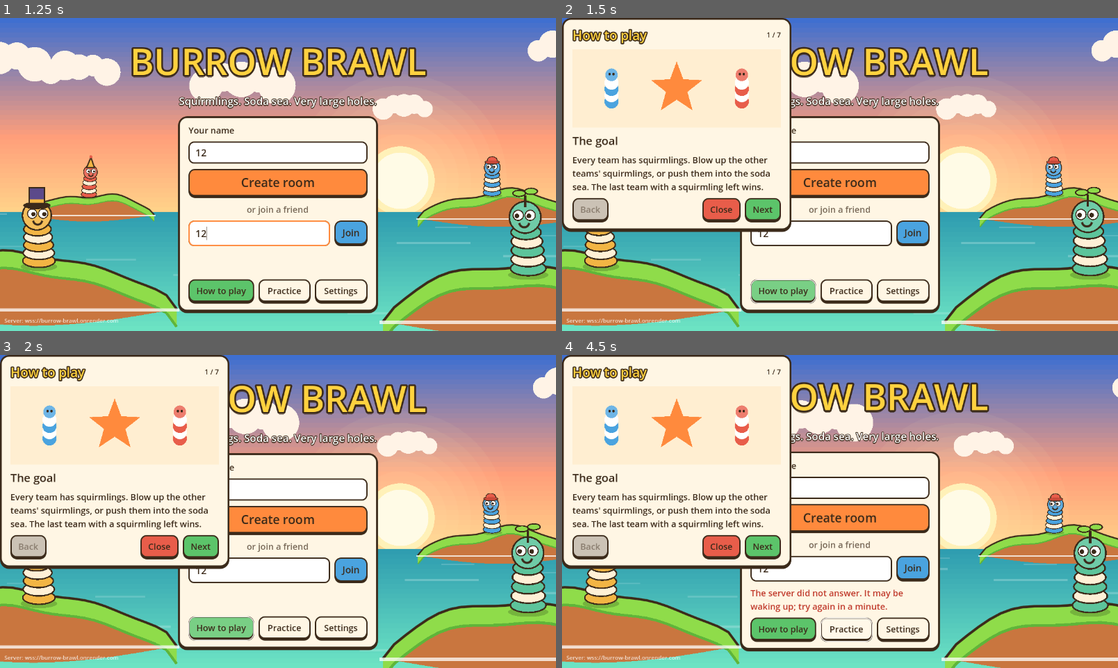
Above: before the commit, frames 1-4 (two rows, left to right).
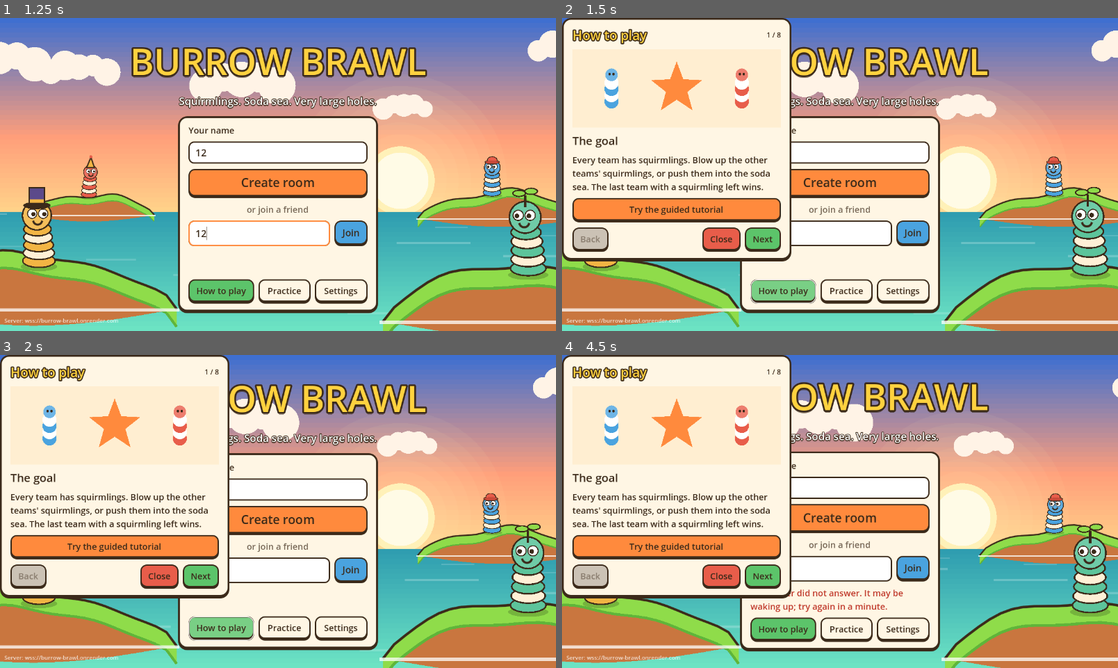
Above: after the commit, the same moments.

Repository: lucascollins-11/burrow-brawl
Game: Godot game, scene res://ui/title.tscn
The game is run twice, just before and just after one commit, with the same random seed, the same clock (stepped at 60 frames per second) and the same inputs.
Inputs (mouse positions are in pixels of both pictures, inside the frame that each line leads up to):
- Up to frame 1 (1.25 s): click (278, 152) at 0.52 s; type "12" at 0.6 s; click (261, 233) at 0.75 s; type "12" at 0.83 s
- Up to frame 2 (1.5 s): click "How to play" at 1.25 s
- Up to frame 3 (2 s): no input
- Up to frame 4 (4.5 s): click "Practice" at 2 s; click "How to play" at 2.75 s; click "Practice" at 3.5 s; click "Practice" (after the commit: "Try the guided tutorial") at 4.25 s

Frame 1 is identical in both runs. In frame 2, 6.7% of the frame differs, in the area x 0-42%, y 4-78%; in frame 3, 6.7%; in frame 4, 6.8%, in the area x 0-56%, y 0-92%.

Commit message:
How to play: crates, the weapon menu, and a link to the tutorial (#90)
* How to play: crates, the Q weapon menu, and a link to the guided tutorial

The weapons page now covers the quick keys and the Weapons menu on Q. A new Crates page
explains crates, so the pages are eight. A Try the guided tutorial button starts the
practice match from the pages. The playtest guide gets checks for the tutorial, the crates,
the splash and the weapon menu.

Co-Authored-By: Claude Haiku 5.5 <noreply@anthropic.com>
Claude-Session: https://claude.ai/code/session_01E1XdaUfyMoRm9gYfJkY8St

* How to play: name the Acorn Mortar on the weapons page

The headless test expects both starting weapons to be named in the
tutorial text. The weapons page named only the Fizz Grenade.

Co-Authored-By: Claude Haiku 5.5 <noreply@anthropic.com>
Claude-Session: https://claude.ai/code/session_01E1XdaVNJkvm8tnKgy1M5Bc

---------

Co-authored-by: Claude <noreply@anthropic.com>

Diff:
--- a/godot/tests/test_how_to_play.gd
+++ b/godot/tests/test_how_to_play.gd
@@ -1,8 +1,8 @@
 extends TestCase
 
 
-func test_there_are_seven_pages_with_a_title_and_a_short_text() -> void:
-	check_eq(HowToPlay.page_count(), 7, "seven pages")
+func test_there_are_eight_pages_with_a_title_and_a_short_text() -> void:
+	check_eq(HowToPlay.page_count(), 8, "eight pages")
 	var titles := {}
 	for i in range(HowToPlay.page_count()):
 		var p := HowToPlay.page(i)
@@ -15,7 +15,7 @@
 
 
 func test_every_page_names_a_known_drawing() -> void:
-	var known := ["goal", "turns", "move", "aim", "wind", "weapons", "water"]
+	var known := ["goal", "turns", "move", "aim", "wind", "weapons", "crate", "water"]
 	for i in range(HowToPlay.page_count()):
 		check(known.has(str(HowToPlay.page(i)["art"])), "page %d drawing is known" % i)
 
--- a/godot/ui/how_to_play.gd
+++ b/godot/ui/how_to_play.gd
@@ -1,10 +1,12 @@
-## How-to-play pages, opened from the title screen. Seven short pages, each with a plain text and a
+## How-to-play pages, opened from the title screen. Eight short pages, each with a plain text and a
 ## simple drawing made of shapes (no image files). Next and Back move through them; Close or Escape
 ## leaves. The text is plain data in PAGES so a test can check it.
 class_name HowToPlay
 extends Control
 
 signal closed
+## The player chose the guided tutorial; the title screen starts the practice match.
+signal practice_requested
 
 const PAGES: Array[Dictionary] = [
 	{
@@ -35,7 +37,12 @@
 	{
 		"art": "weapons",
 		"title": "Weapons",
-		"text": "Press 1 for the Acorn Mortar, which lands and blasts the ground. Press 2 for the Fizz Grenade, which bounces. Set its fuse with Z and X.",
+		"text": "Press 1 or 2 for the Acorn Mortar and Fizz Grenade. Press Q to open the Weapons menu and pick from the whole arsenal. Set a Fizz Grenade's fuse with Z and X.",
+	},
+	{
+		"art": "crate",
+		"title": "Crates",
+		"text": "Crates drop between turns. Walk into one to take it. Weapon crates give you a shot, and snack boxes give you health.",
 	},
 	{
 		"art": "water",
@@ -108,6 +115,13 @@
 	_text.autowrap_mode = TextServer.AUTOWRAP_WORD_SMART
 	_text.custom_minimum_size = Vector2(480, 84)
 	box.add_child(_text)
+
+	var practice := Button.new()
+	practice.text = "Try the guided tutorial"
+	practice.tooltip_text = "Practice alone against target dummies, with a prompt for each control."
+	MenuStyle.paint(practice, MenuStyle.ORANGE, 20)
+	practice.pressed.connect(_on_practice_pressed)
+	box.add_child(practice)
 
 	var row := HBoxContainer.new()
 	row.add_theme_constant_override("separation", 10)
@@ -166,6 +180,11 @@
 
 func _on_back_pressed() -> void:
 	_show(_index - 1)
+
+
+func _on_practice_pressed() -> void:
+	practice_requested.emit()
+	_close()
 
 
 func _close() -> void:
@@ -227,6 +246,13 @@
 				draw_string(font, mid + Vector2(-140, 74), "1  Acorn Mortar", HORIZONTAL_ALIGNMENT_CENTER, 80, 18, MenuStyle.INK)
 				draw_circle(mid + Vector2(100, 0), 40.0, MenuStyle.BLUE)
 				draw_string(font, mid + Vector2(60, 74), "2  Fizz Grenade", HORIZONTAL_ALIGNMENT_CENTER, 80, 18, MenuStyle.INK)
+			"crate":
+				var crate := Rect2(mid + Vector2(-60, -50), Vector2(120, 100))
+				draw_rect(crate, Color("c98b4a"))
+				draw_rect(crate, MenuStyle.INK, false, 5.0)
+				draw_line(crate.position, crate.end, MenuStyle.INK, 4.0)
+				draw_line(Vector2(crate.end.x, crate.position.y), Vector2(crate.position.x, crate.end.y), MenuStyle.INK, 4.0)
+				_squirmling(mid + Vector2(-150, 60), 0.7, MenuStyle.BLUE)
 			"water":
 				draw_rect(Rect2(Vector2(0, mid.y + 20), box_size), Color(MenuStyle.BLUE, 0.85))
 				draw_polyline(_wave(Vector2(0, mid.y + 20), box_size.x), Color.WHITE, 4.0)
--- a/godot/ui/title.gd
+++ b/godot/ui/title.gd
@@ -130,8 +130,11 @@
 
 
 func _on_help_pressed() -> void:
-	# The tutorial sits over the title. It frees itself when closed.
-	add_child(HowToPlay.new())
+	# The tutorial sits over the title. It frees itself when closed, and its practice button starts
+	# the guided practice match.
+	var help := HowToPlay.new()
+	help.practice_requested.connect(_on_practice_pressed)
+	add_child(help)
 
 
 func _on_create_pressed() -> void:
Not shown, changed: docs/playtest.md
